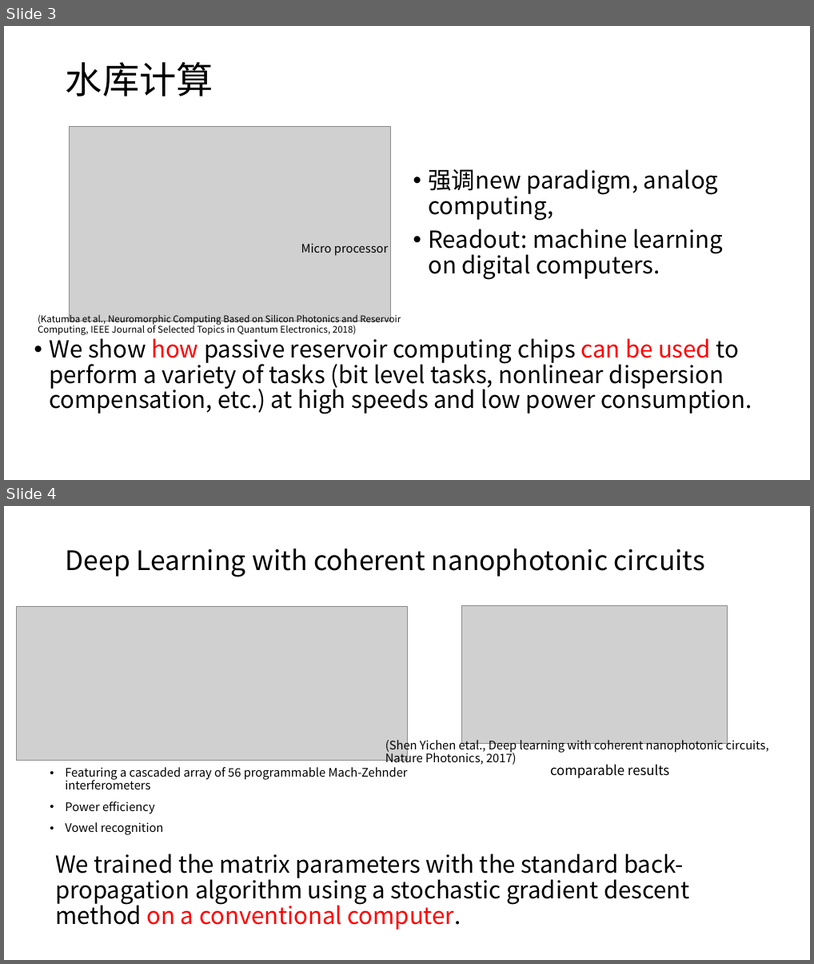
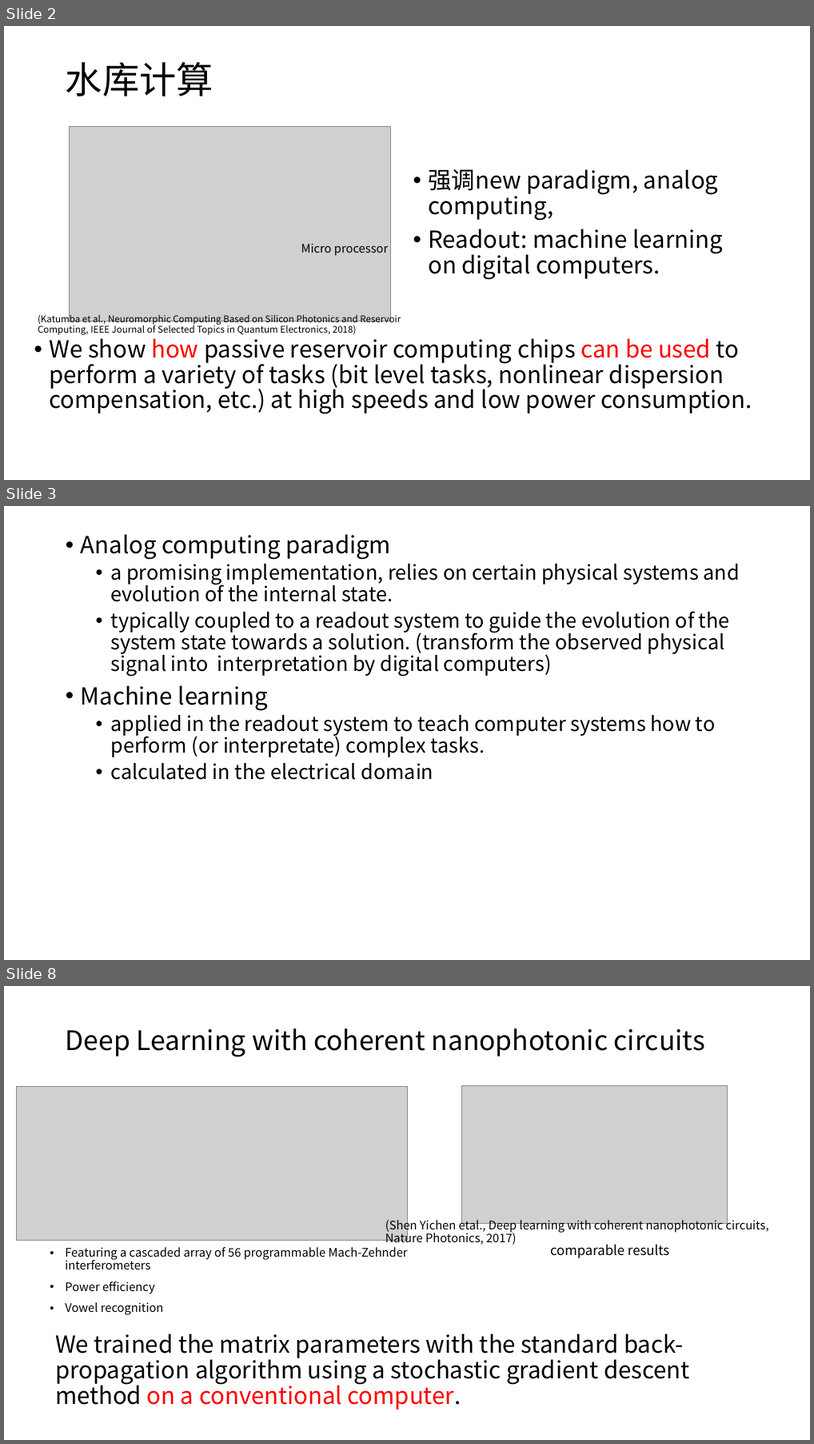
Before and after one commit to lucaschang95/DiscussionWithLin, a slide deck: Workspace0828/20190828-Summary, learning time for DP.pptx. Shown one above the other, each under a label of ours: slides 3 and 4 before the commit, slides 2, 3 and 8 after it; the slides between them are not shown. The pictures are 814x964 and 814x1444 pixels, drawn with LibreOffice and Linux fonts; fonts in the diff are those of the drawing; grey boxes stand for pictures. Boxes give left, top, right and bottom in pixels: in the first picture for what was removed or moved away, otherwise in the second. Text is boxed around its words. In the diff, an @@ line names an element or a change of style, - is before the commit and + after.

Commit message:
Update 20190828-Summary, learning time for DP.pptx
20190830

```diff
--- a/Workspace0828/20190828-Summary, learning time for DP.pptx
+++ b/Workspace0828/20190828-Summary, learning time for DP.pptx
@@ slide 3 added at (4,506,810,960), background #FFFFFF @@
@@ text added at (81,534,740,780), 24 pt, text #000000 @@
+• Analog computing paradigm
+  • a promising implementation, relies on certain physical systems and evolution of the internal state.
+  • typically coupled to a readout system to guide the evolution of the system state towards a solution. (transform the observed physical signal into interpretation by digital computers)
+• Machine learning
+  • applied in the readout system to teach computer systems how to perform (or interpretate) complex tasks.
+  • calculated in the electrical domain
@@ what was slide 3 is now slide 2 @@
@@ what was slide 4 is now slide 8 @@
```
Also in this commit, not shown: 4 other slides added, 1 slide removed.
